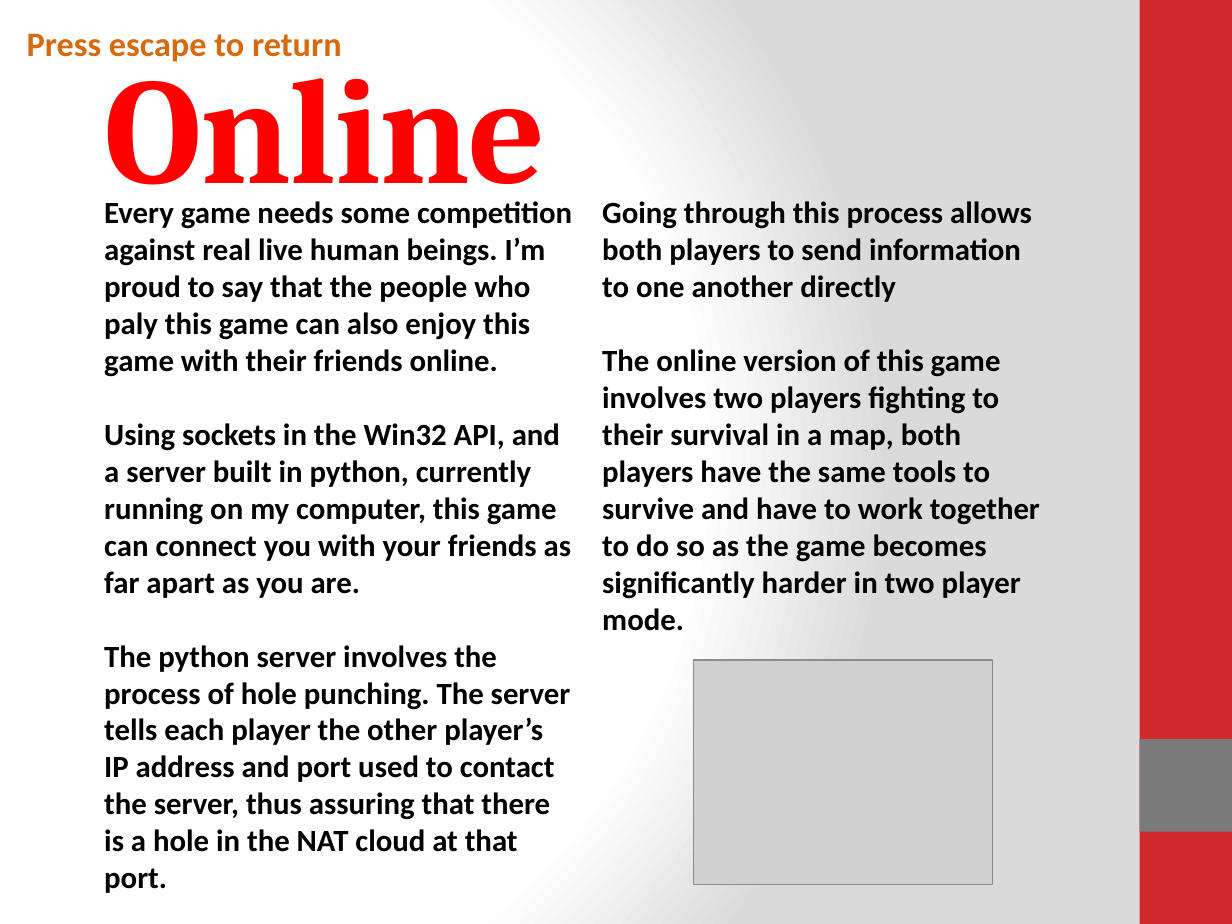
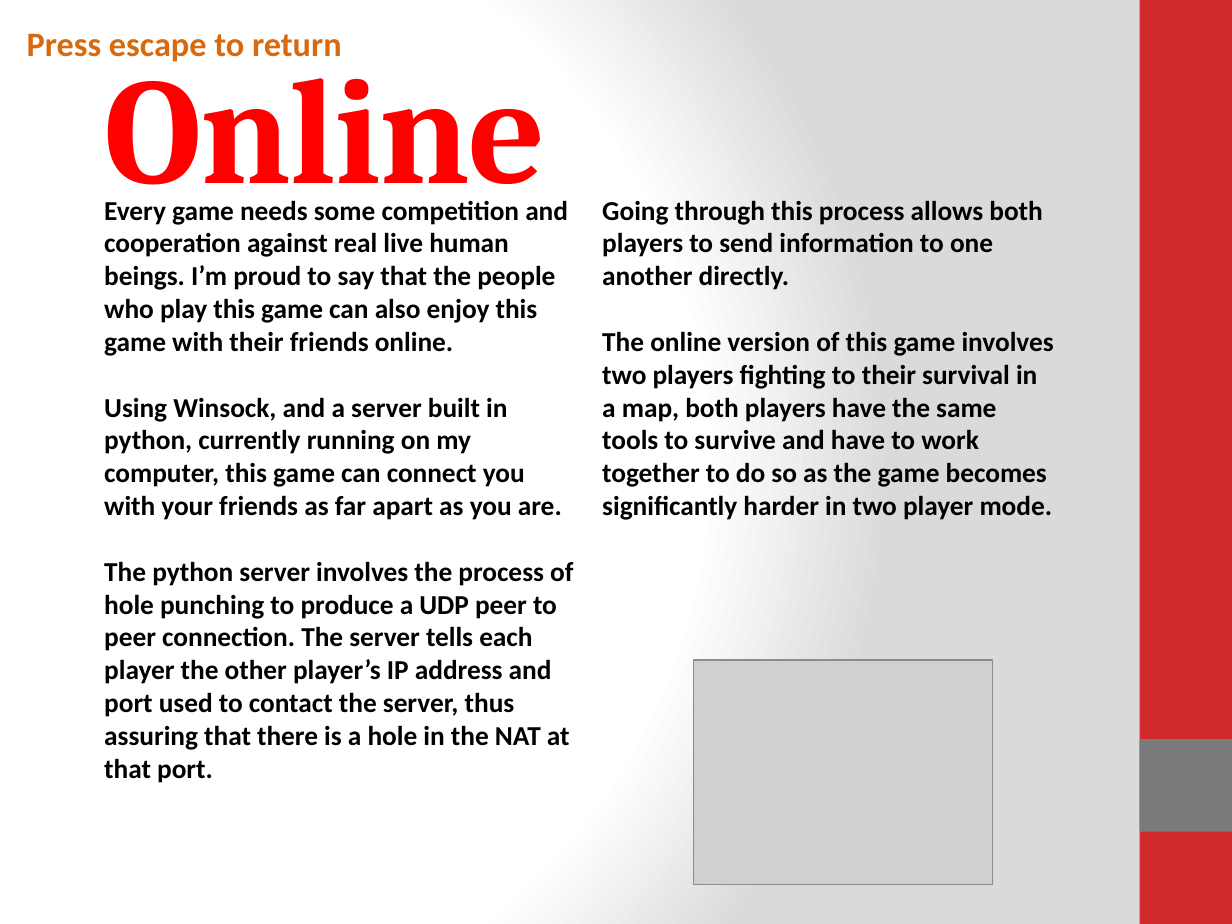
Before and after one commit to DanielEliad/Assembly-Game, a slide deck: slide 1 of AssemblyDone/OnlineP.pptx. Drawn at 1232x924 pixels with LibreOffice and Linux fonts; fonts in the diff are those of the drawing; grey boxes stand for pictures. Boxes give left, top, right and bottom in pixels: in the first picture for what was removed or moved away, otherwise in the second. Text is boxed around its words. In the diff, an @@ line names an element or a change of style, - is before the commit and + after.

```diff
--- a/AssemblyDone/OnlineP.pptx
+++ b/AssemblyDone/OnlineP.pptx
@@ text at [104,200,573,783]: text changed; size 18 to 16 pt @@
-Every game needs some competition against real live human beings. I’m proud to say that the people who paly this game can also enjoy this game with their friends online.
-Using sockets in the Win32 API, and a server built in python, currently running on my computer, this game can connect you with your friends as far apart as you are.
-The python server involves the process of hole punching. The server tells each player the other player’s IP address and port used to contact the server, thus assuring that there is a hole in the NAT cloud at that port.
+Every game needs some competition and cooperation against real live human beings. I’m proud to say that the people who play this game can also enjoy this game with their friends online.
+Using Winsock, and a server built in python, currently running on my computer, this game can connect you with your friends as far apart as you are.
+The python server involves the process of hole punching to produce a UDP peer to peer connection. The server tells each player the other player’s IP address and port used to contact the server, thus assuring that there is a hole in the NAT at that port.
@@ text at [602,200,1042,290]: text changed; size 18 to 16 pt @@
-Going through this process allows both players to send information to one another directly
+Going through this process allows both players to send information to one another directly.
@@ text at [602,331,1054,520]: size 18 to 16 pt in "The online version of this game involves ..." @@
```
Also in this commit, not shown: 24 other files.
